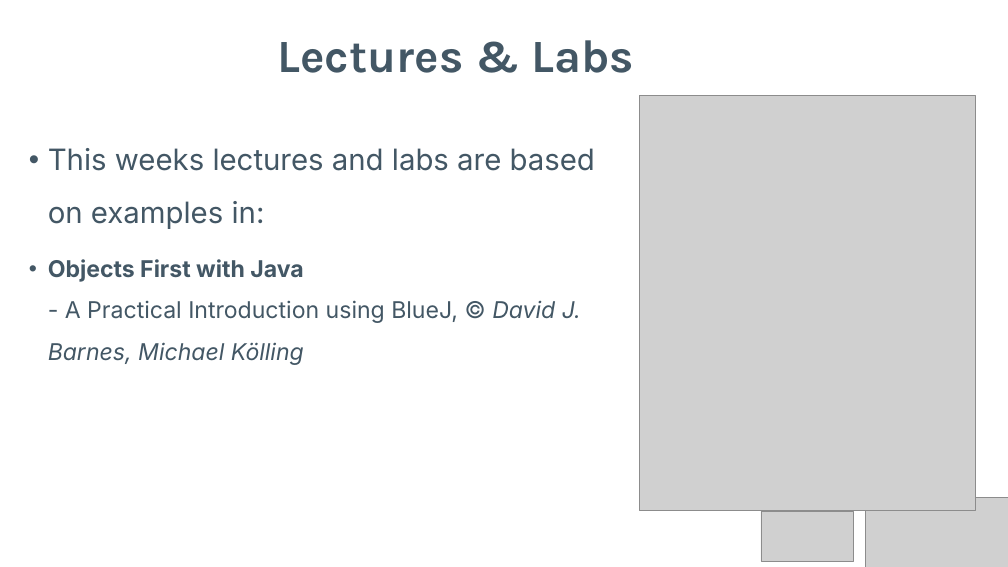
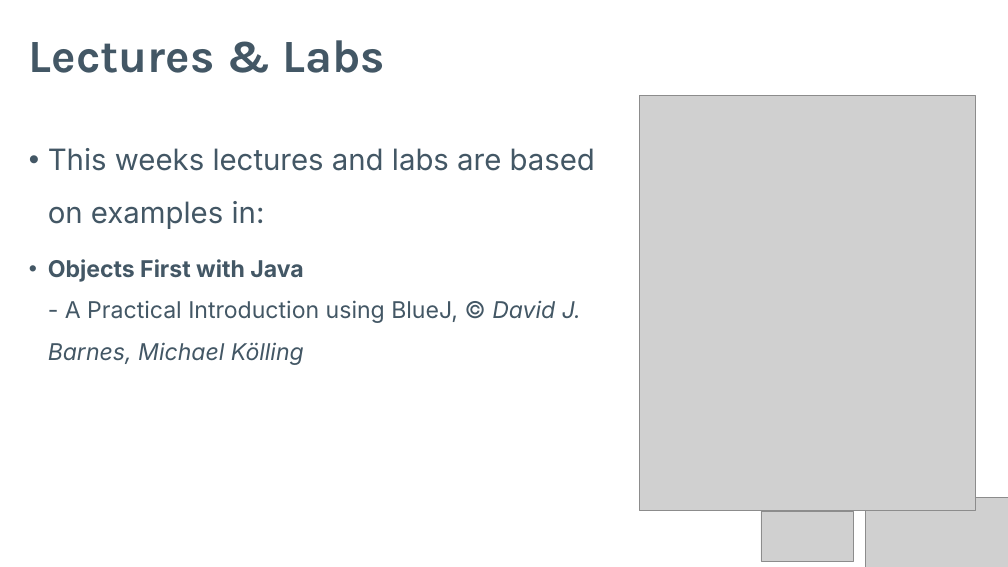
Before and after one commit to Programming-Fundamentals-SETU/prog-fund-2-jan-26, a slide deck: slide 3 of topic08-inheritance/unit-08a-lectures/talk-3-inheritance-v2/a-inheritance-v2.pptx. Drawn at 1008x567 pixels with LibreOffice and Linux fonts; fonts in the diff are those of the drawing; grey boxes stand for pictures. Boxes give left, top, right and bottom in pixels: in the first picture for what was removed or moved away, otherwise in the second. Text is boxed around its words. In the diff, an @@ line names an element or a change of style, - is before the commit and + after.

```diff
--- a/topic08-inheritance/unit-08a-lectures/talk-3-inheritance-v2/a-inheritance-v2.pptx
+++ b/topic08-inheritance/unit-08a-lectures/talk-3-inheritance-v2/a-inheritance-v2.pptx
@@ title "Lectures & Labs" at box(29, 40, 386, 73): alignment centre to left @@
```
Also in this commit, not shown: 10 other slides changed, 7 other files.
